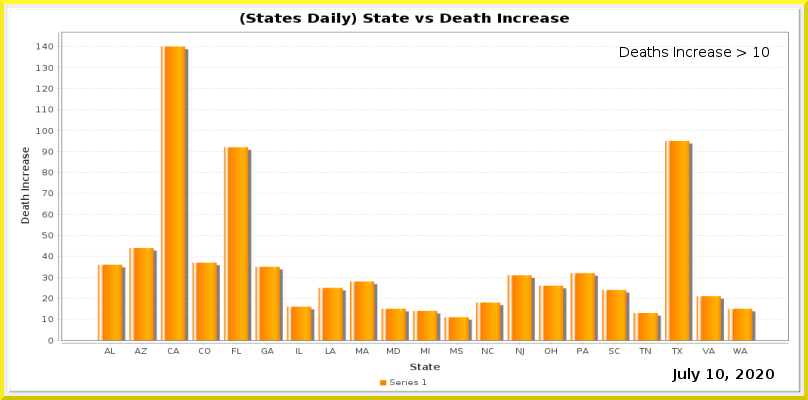
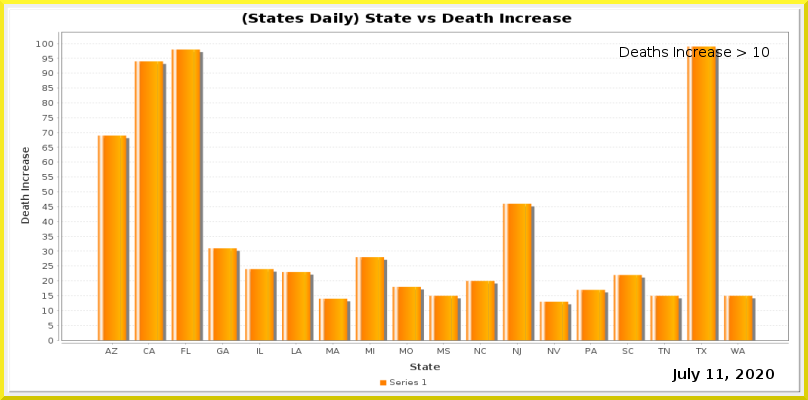
Layer changes from the first 808×400 image to the second:
painted on "Current Date" over (x1=716, y1=369, x2=724, y2=379)
painted on "Date_vs_TestIncrease.png" over (x1=36, y1=12, x2=789, y2=356)
